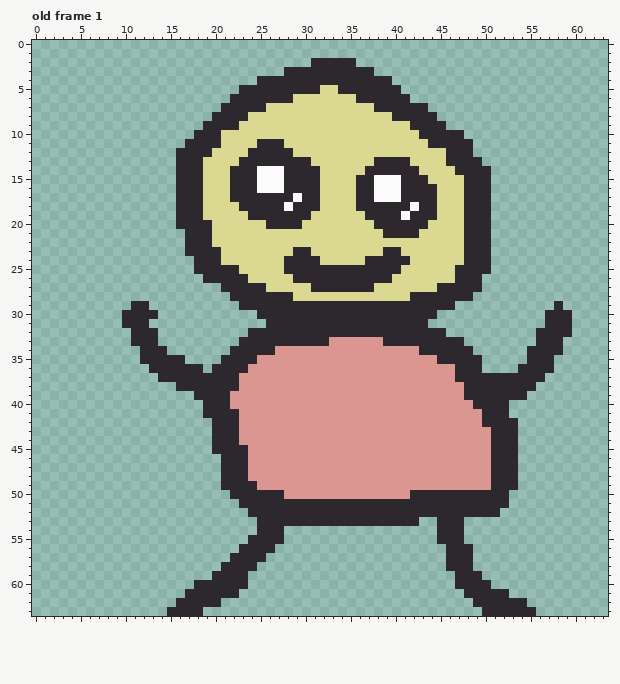
Two versions of one pixel-art file, assets/asesprite/little-guy.aseprite. That is the earlier state.
64x64 pixels, 1 frame. Shown: old frame 1. The commit also changed other frames, which this record leaves out.
And afterwards:
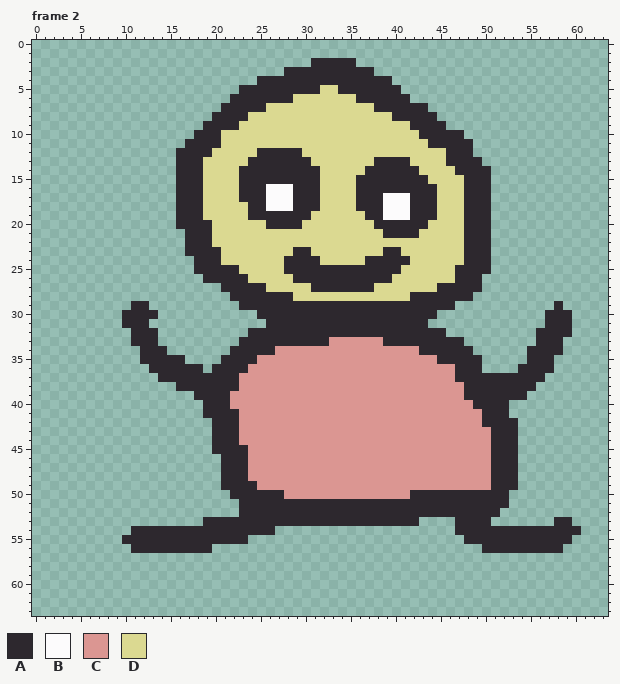
Palette (. is transparent): A #2d282e  B #fcfbfc  C #db9692  D #dbd991
A new or re-ordered frame is compared with the old frame closest to it.
Message: spanning little guys You can span little guys by clicking
Change:
{"change": "frames 1 -> 3"}
{"where": "frame 2 is new; against old frame 1"}
{"frame":2,"y":11,"x":25,"old":"AAA","new":"DDD"}
{"frame":2,"y":12,"x":24,"old":"A","new":"D"}
{"frame":2,"y":12,"x":29,"old":"D","new":"A"}
{"frame":2,"y":13,"x":23,"old":"A","new":"D"}
{"frame":2,"y":14,"x":22,"old":"A","new":"D"}
{"frame":2,"y":14,"x":25,"old":"BBB","new":"AAA"}
{"frame":2,"y":15,"x":22,"old":"A","new":"D"}
{"frame":2,"y":15,"x":25,"old":"BBB","new":"AAA"}
{"frame":2,"y":15,"x":38,"old":"BBB","new":"AAA"}
{"frame":2,"y":16,"x":22,"old":"A","new":"D"}
{"frame":2,"y":16,"x":25,"old":"B","new":"A"}
{"frame":2,"y":16,"x":28,"old":"A","new":"B"}
{"frame":2,"y":16,"x":38,"old":"BBB","new":"AAA"}
{"frame":2,"y":17,"x":22,"old":"A","new":"D"}
{"frame":2,"y":17,"x":26,"old":"AAAB","new":"BBBA"}
{"frame":2,"y":17,"x":38,"old":"B","new":"A"}
{"frame":2,"y":17,"x":41,"old":"A","new":"B"}
{"frame":2,"y":18,"x":23,"old":"A","new":"D"}
{"frame":2,"y":18,"x":26,"old":"AA","new":"BB"}
{"frame":2,"y":18,"x":39,"old":"AAAB","new":"BBBA"}
{"frame":2,"y":19,"x":39,"old":"AA","new":"BB"}
{"frame":2,"y":52,"x":23,"old":".","new":"A"}
{"frame":2,"y":53,"x":19,"old":"......","new":"AAAAAA"}
{"frame":2,"y":53,"x":45,"old":"AA","new":".."}
{"frame":2,"y":53,"x":48,"old":"...","new":"AAA"}
{"frame":2,"y":53,"x":58,"old":"..","new":"AA"}
{"frame":2,"y":54,"x":11,"old":"..............","new":"AAAAAAAAAAAAAA"}
{"frame":2,"y":54,"x":27,"old":"A","new":"."}
{"frame":2,"y":54,"x":45,"old":"AA","new":".."}
{"frame":2,"y":54,"x":48,"old":".............","new":"AAAAAAAAAAAAA"}
{"frame":2,"y":55,"x":10,"old":"..............AAAA","new":"AAAAAAAAAAAAAA...."}
{"frame":2,"y":55,"x":45,"old":"AAA............","new":"...AAAAAAAAAAAA"}
{"frame":2,"y":56,"x":11,"old":".........","new":"AAAAAAAAA"}
{"frame":2,"y":56,"x":23,"old":"AAAA","new":"...."}
{"frame":2,"y":56,"x":46,"old":"AAA","new":"..."}
{"frame":2,"y":56,"x":50,"old":".........","new":"AAAAAAAAA"}
{"frame":2,"y":57,"x":22,"old":"AAAA","new":"...."}
{"frame":2,"y":57,"x":46,"old":"AAA","new":"..."}
{"frame":2,"y":58,"x":21,"old":"AAAA","new":"...."}
{"frame":2,"y":58,"x":46,"old":"AAA","new":"..."}
{"frame":2,"y":59,"x":20,"old":"AAAA","new":"...."}
{"frame":2,"y":59,"x":47,"old":"AAA","new":"..."}
{"frame":2,"y":60,"x":18,"old":"AAAAAA","new":"......"}
{"frame":2,"y":60,"x":47,"old":"AAAA","new":"...."}
{"frame":2,"y":61,"x":17,"old":"AAAAAA","new":"......"}
{"frame":2,"y":61,"x":48,"old":"AAAAA","new":"....."}
{"frame":2,"y":62,"x":16,"old":"AAAAA","new":"....."}
{"frame":2,"y":62,"x":49,"old":"AAAAAA","new":"......"}
{"frame":2,"y":63,"x":15,"old":"AAAA","new":"...."}
{"frame":2,"y":63,"x":50,"old":"AAAAAA","new":"......"}
